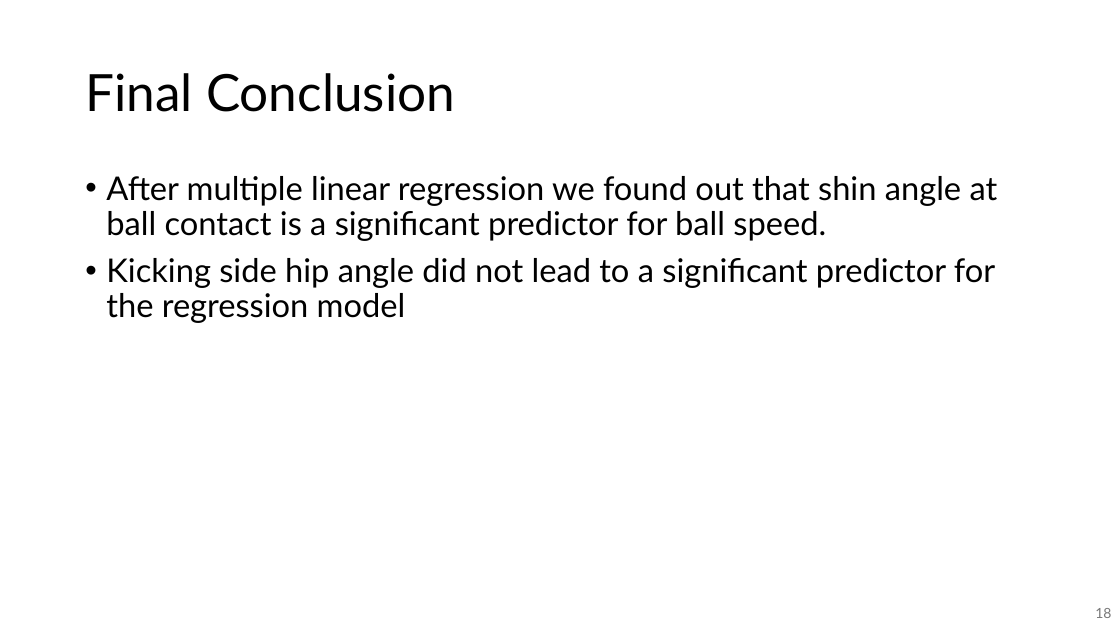
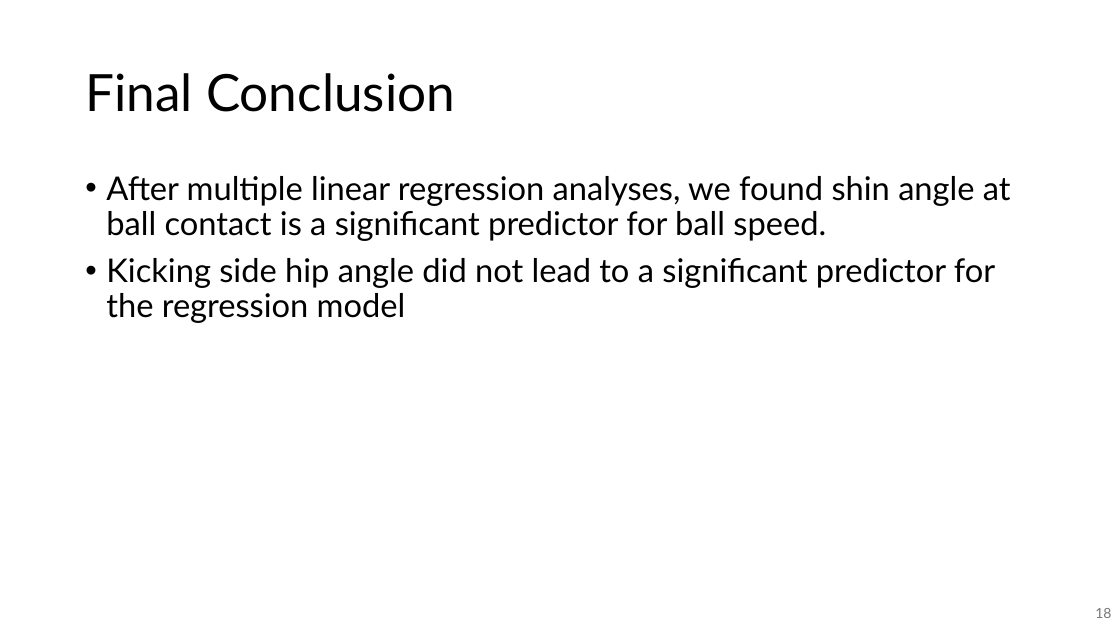
Before and after one commit to emmyregal/Soccer-Computer-Vision, a slide deck: slide 18 of Sport Presetation.pptx. Drawn at 1120x630 pixels with LibreOffice and Linux fonts; fonts in the diff are those of the drawing. Boxes give left, top, right and bottom in pixels: in the first picture for what was removed or moved away, otherwise in the second. Text is boxed around its words. In the diff, an @@ line names an element or a change of style, - is before the commit and + after.

```diff
--- a/Sport Presetation.pptx
+++ b/Sport Presetation.pptx
@@ text at <box>106,176,1011,241</box>: text changed @@
-• After multiple linear regression we found out that shin angle at ball contact is a significant predictor for ball speed.
+• After multiple linear regression analyses, we found shin angle at ball contact is a significant predictor for ball speed.
```
Also in this commit, not shown: 2 other slides changed.
